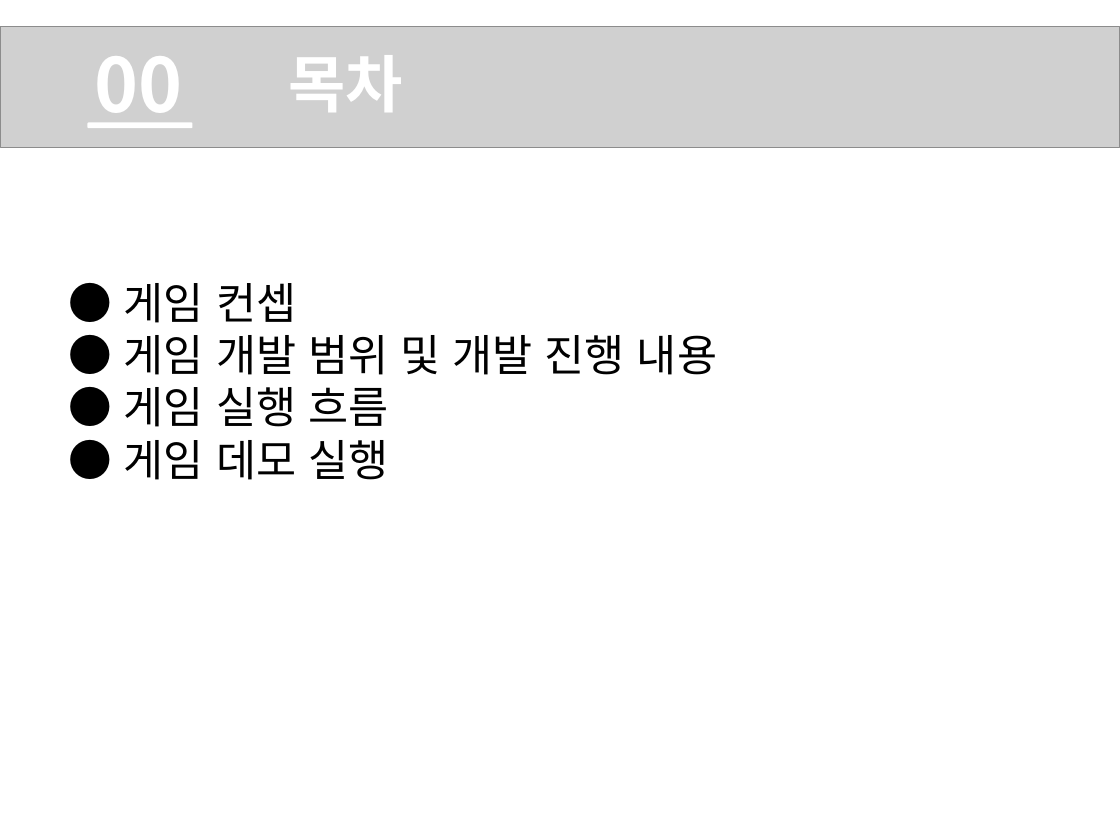
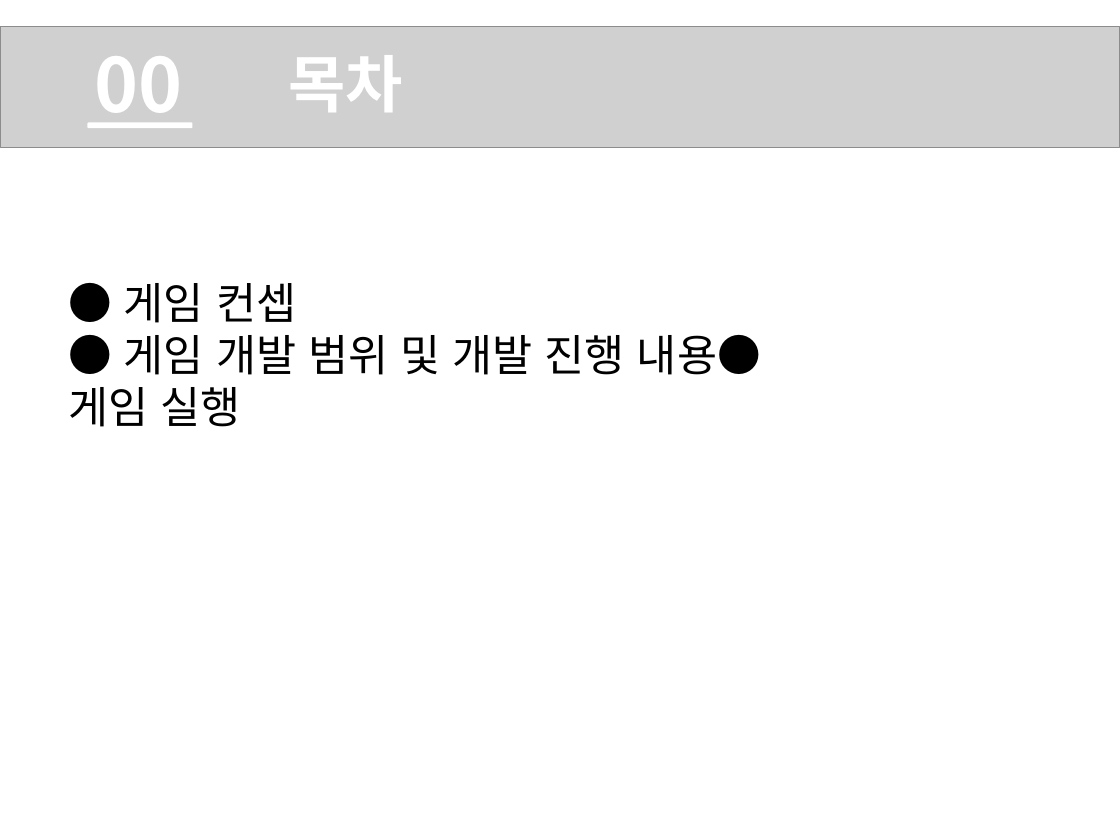
Before and after one commit to AnSuGuen/OgreGameProject, a slide deck: slide 2 of Project PPT/2016_GameEngineProject_ASG 3차.pptx. Drawn at 1120x840 pixels with LibreOffice and Linux fonts; fonts in the diff are those of the drawing; grey boxes stand for pictures. Boxes give left, top, right and bottom in pixels: in the first picture for what was removed or moved away, otherwise in the second. Text is boxed around its words. In the diff, an @@ line names an element or a change of style, - is before the commit and + after.

```diff
--- a/Project PPT/2016_GameEngineProject_ASG 3차.pptx
+++ b/Project PPT/2016_GameEngineProject_ASG 3차.pptx
@@ text at bbox=[68, 335, 761, 427]: text changed @@
-● 게임 개발 범위 및 개발 진행 내용
-● 게임 실행 흐름
-● 게임 데모 실행
+● 게임 개발 범위 및 개발 진행 내용● 게임 실행
```
Also in this commit, not shown: 1 other slide changed, 1 slide added, 1 slide removed, 57 other files.
